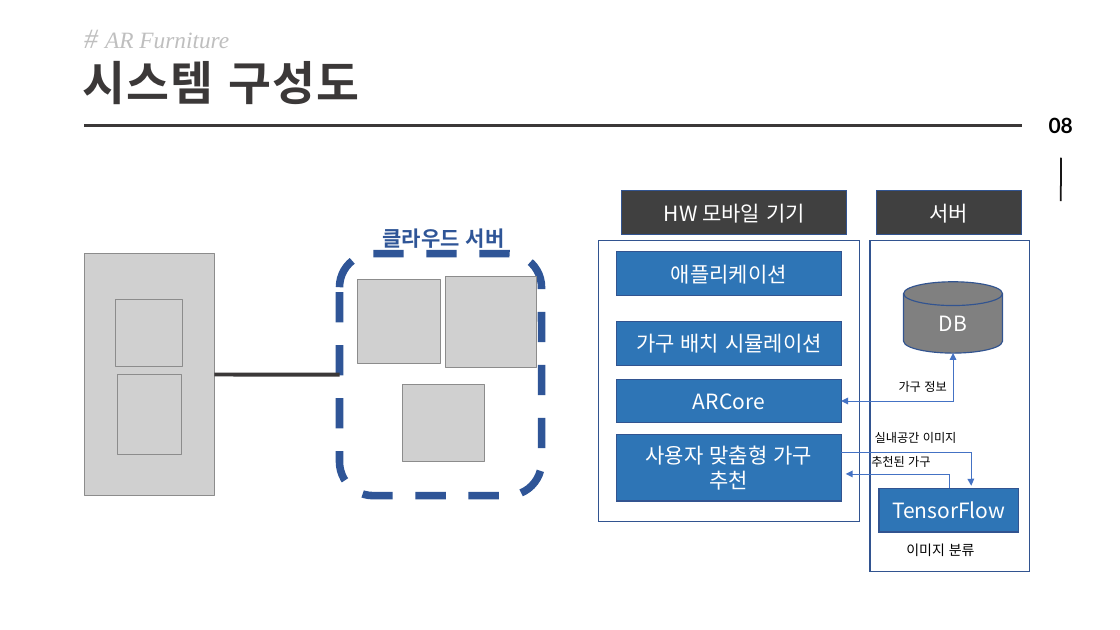
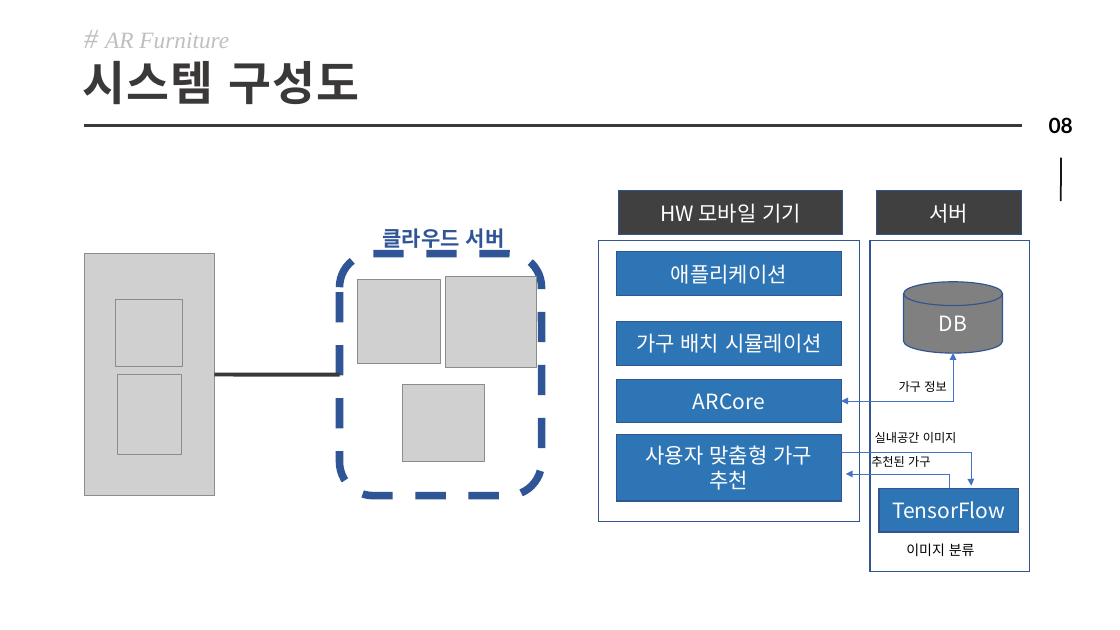
Before and after one commit to wlsdnjs0707/KPU_FurnitureArrangement, a slide deck: slide 8 of 제안서,계획서/2차/종합설계_2차설계서.pptx. Drawn at 1120x630 pixels with LibreOffice and Linux fonts; fonts in the diff are those of the drawing; grey boxes stand for pictures. Boxes give left, top, right and bottom in pixels: in the first picture for what was removed or moved away, otherwise in the second. Text is boxed around its words. In the diff, an @@ line names an element or a change of style, - is before the commit and + after.

```diff
--- a/제안서,계획서/2차/종합설계_2차설계서.pptx
+++ b/제안서,계획서/2차/종합설계_2차설계서.pptx
@@ rectangle "HW 모바일 기기": place and size @@
-rectangle "HW 모바일 기기" at (622,191,847,234)
+rectangle "HW 모바일 기기" at (618,191,844,234)
```
Also in this commit, not shown: 5 other slides changed, 1 slide added, 1 slide removed, 3 other files.
